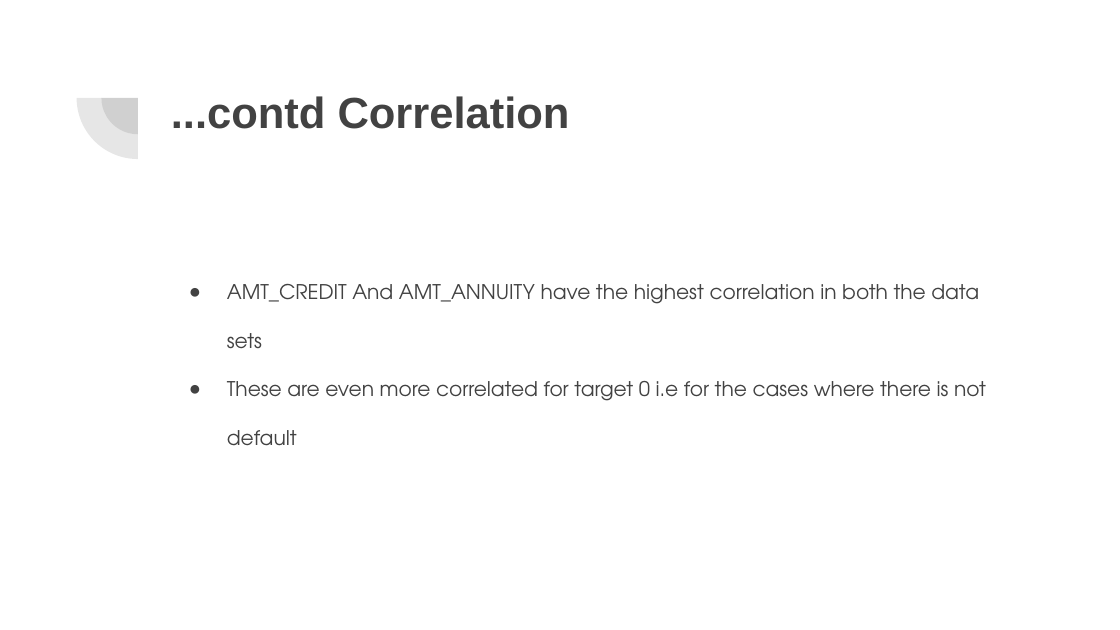
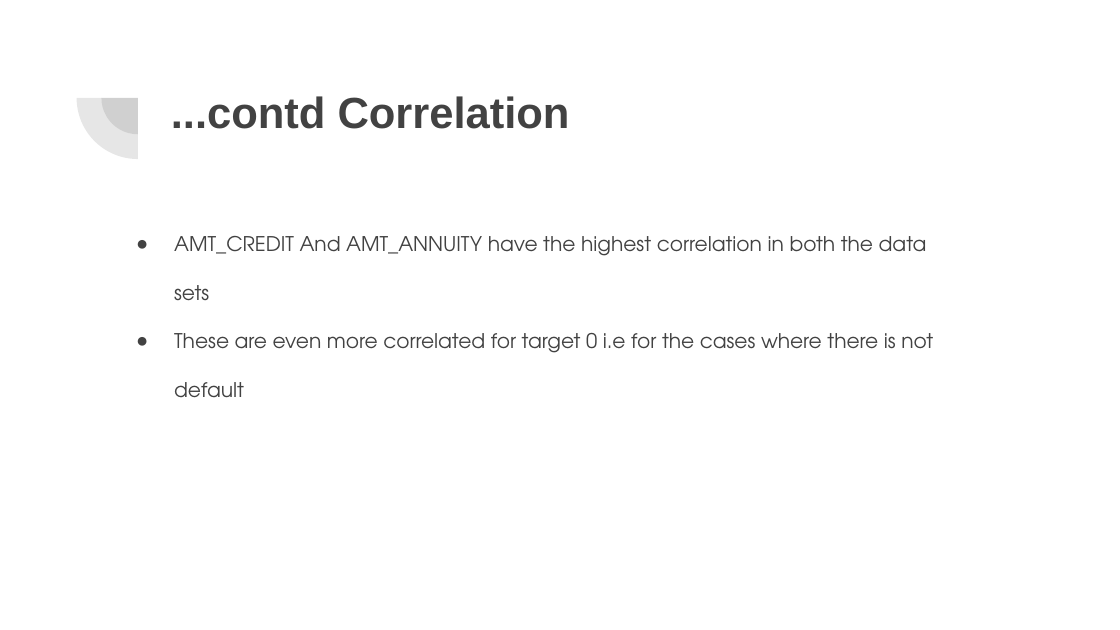
Before and after one commit to acamit/DataScience, a slide deck: slide 8 of Exploratory Data Analysis/Case Study/EDA Case Study -Bank Loan.pptx (slide 6 before the commit). Drawn at 1120x630 pixels with LibreOffice and Linux fonts; fonts in the diff are those of the drawing. Boxes give left, top, right and bottom in pixels: in the first picture for what was removed or moved away, otherwise in the second. Text is boxed around its words. In the diff, an @@ line names an element or a change of style, - is before the commit and + after.

```diff
--- a/Exploratory Data Analysis/Case Study/EDA Case Study -Bank Loan.pptx
+++ b/Exploratory Data Analysis/Case Study/EDA Case Study -Bank Loan.pptx
@@ text "AMT_CREDIT And AMT_ANNUITY have the ...": place and size @@
-text "AMT_CREDIT And AMT_ANNUITY have the ..." at bbox=[227, 284, 986, 446]
+text "AMT_CREDIT And AMT_ANNUITY have the ..." at bbox=[174, 236, 933, 398]
```
Also in this commit, not shown: 4 other slides changed, 4 slides added, 3 slides removed, 1 other file.
